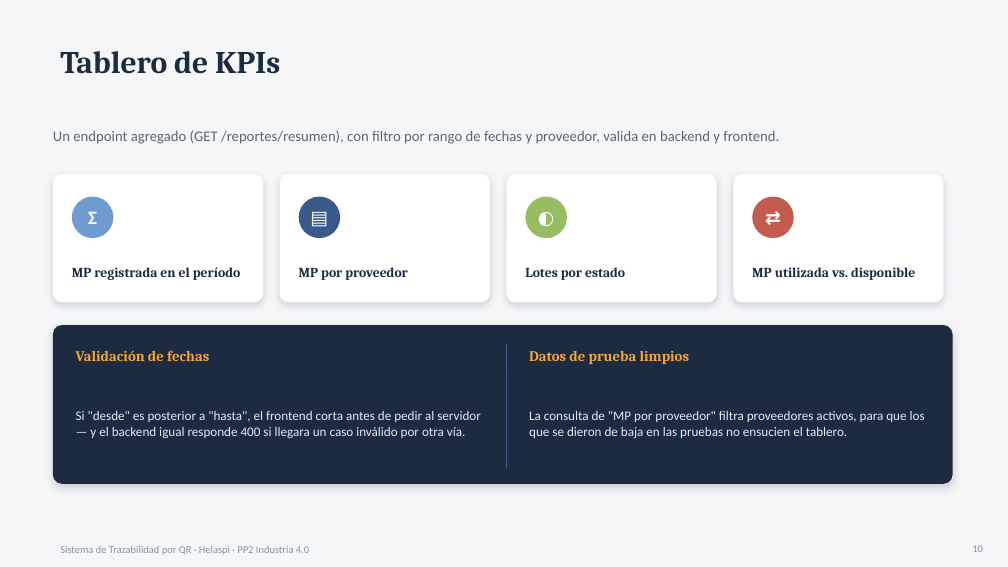
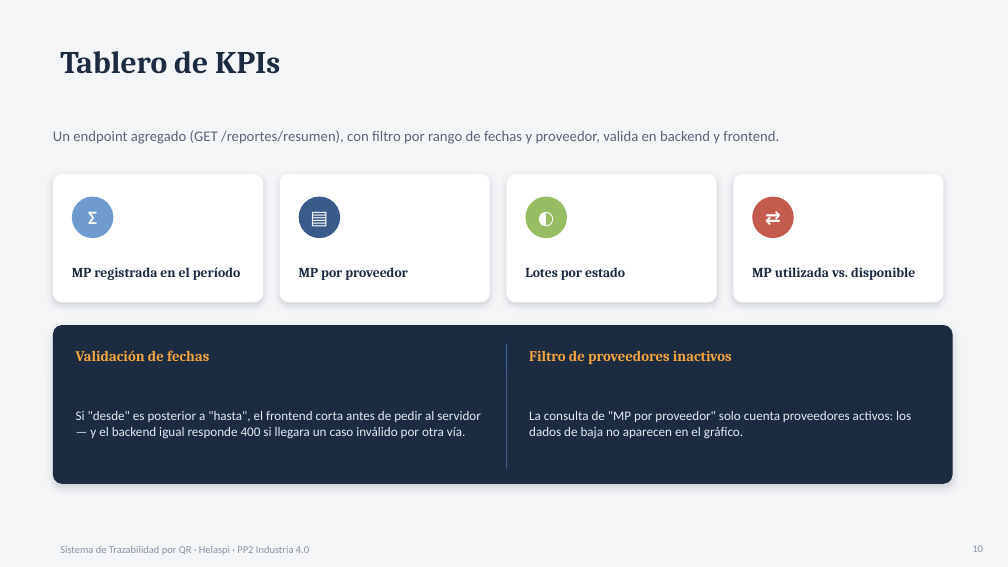
Before and after one commit to gcv1982/PROYECTO-FINAL-PP2-INDUSTRIA-4.0, a slide deck: slide 10 of docs/presentacion/Defensa_S10_Helaspi.pptx. Drawn at 1008x567 pixels with LibreOffice and Linux fonts; fonts in the diff are those of the drawing. Boxes give left, top, right and bottom in pixels: in the first picture for what was removed or moved away, otherwise in the second. Text is boxed around its words. In the diff, an @@ line names an element or a change of style, - is before the commit and + after.

```diff
--- a/docs/presentacion/Defensa_S10_Helaspi.pptx
+++ b/docs/presentacion/Defensa_S10_Helaspi.pptx
@@ text at (529,351,732,364): text changed @@
-Datos de prueba limpios
+Filtro de proveedores inactivos
@@ text at (529,411,911,439): text changed @@
-La consulta de "MP por proveedor" filtra proveedores activos, para que los que se dieron de baja en las pruebas no ensucien el tablero.
+La consulta de "MP por proveedor" solo cuenta proveedores activos: los dados de baja no aparecen en el gráfico.
```
Also in this commit, not shown: 6 other slides changed, 1 slide added.
